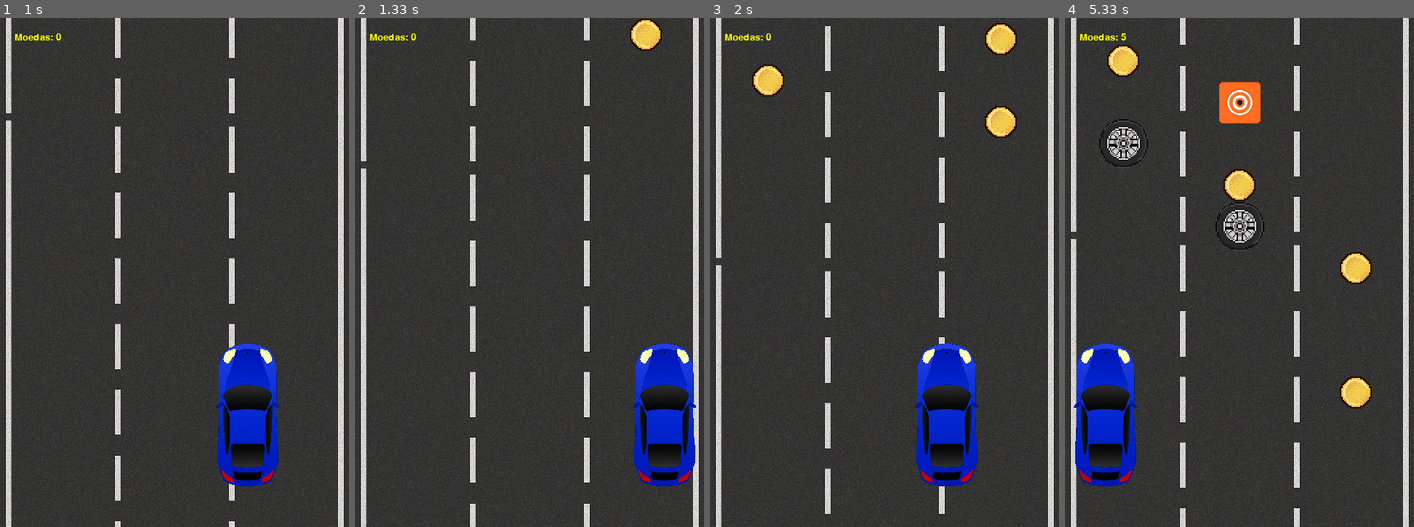
Above: before the commit, frames 1-4 (left to right).
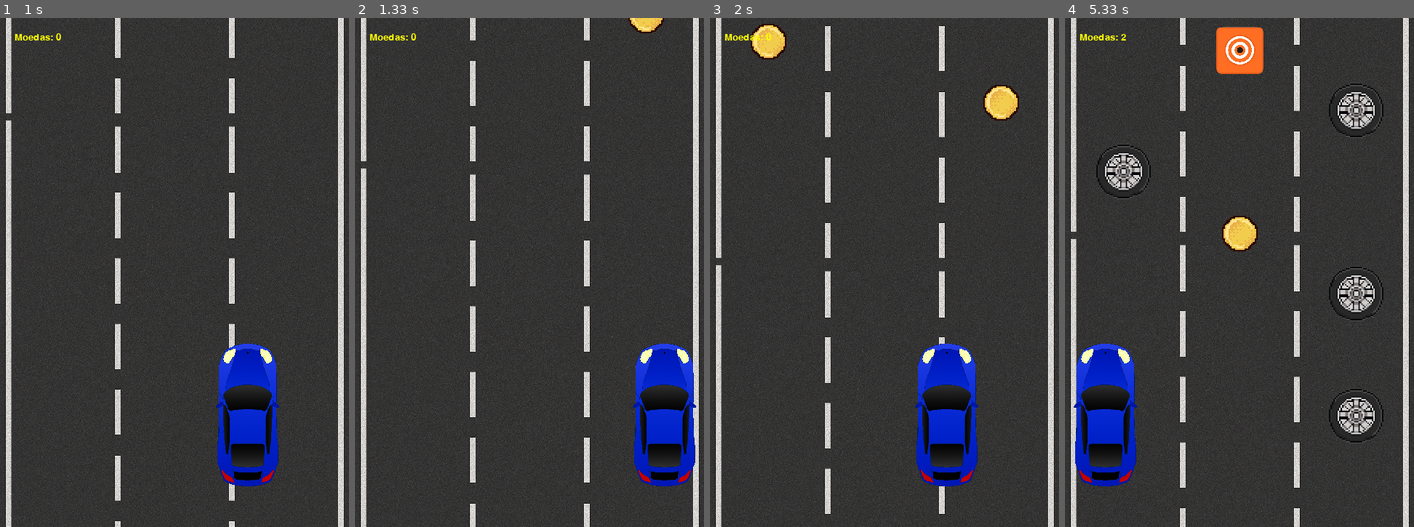
Above: after the commit, the same moments.

Repository: brunokb1/pygame
Game: pygame game, started from main.py
Two runs of this game, one before a commit and one after it. Both use one fixed random seed, a clock stepped at 60 frames per second and the inputs below.
Inputs:
- Up to frame 1 (1 s): tap Enter at 0.33 s; hold Right from 0.67 s (still down)
- Up to frame 2 (1.33 s): release Right at 1.13 s; hold Right from 1.17 s (still down)
- Up to frame 3 (2 s): release Right at 1.63 s; hold Left from 1.67 s (still down)
- Up to frame 4 (5.33 s): release Left at 2.2 s; hold Left 2.23-2.63 s; hold Right 2.67-3.3 s; hold Left 3.33-3.8 s; hold Right 3.83-4.3 s; hold Left 4.33-4.8 s; hold Left from 4.83 s (still down)

Frame 1 is identical in both runs. In frame 2, 0.5% of the frame differs, in the area x 78-89%, y 0-7%; in frame 3, 2.4%; in frame 4, 8.2%, in the area x 8-92%, y 1-84%.

Commit message:
correções gerais

Diff:
--- a/config.py
+++ b/config.py
@@ -19,8 +19,8 @@
 PLAYER_WIDTH = max(48, LANE_WIDTH - 50)
 PLAYER_HEIGHT = int(PLAYER_WIDTH * 1.9)
 
-COIN_SIZE = int(LANE_WIDTH * 0.8)
-OBSTACLE_WIDTH = int(LANE_WIDTH * 0.8)
+COIN_SIZE = int(LANE_WIDTH * 0.9)
+OBSTACLE_WIDTH = int(LANE_WIDTH * 0.9)
 OBSTACLE_HEIGHT = OBSTACLE_WIDTH
 BOOST_SIZE = int(LANE_WIDTH * 0.45)
 
--- a/game.py
+++ b/game.py
@@ -52,7 +52,7 @@
         self.moedas = []
         # controle de spawn
         self.spawn_timer = 0
-        self.spawn_interval = 300
+        self.spawn_interval =450
         # controle de boost
         self.boost_ativo = False
         self.boost_timer = 0
@@ -64,7 +64,6 @@
         self.scroll_speed = 200
         # distância percorrida
         self.distance_travelled = 0
-
         # posiciona a linha de chegada no mapa
         finish_img = self.assets.get(LINHA_DE_CHEGADA_IMG)
         if finish_img:
@@ -72,13 +71,13 @@
             self.finish = {'img': finish_img, 'rect': finish_rect}
         else:
             self.finish = None
-
         # estado do jogo
         self.game_over = False
         self.won = False
-
         # se a linha de chegada já aparece na tela
         self.finish_visible = False
+        # limpa os objetos quando a linha aparecer
+        self.finish_cleared = False
 
 
     def handle_event(self, event):
@@ -94,7 +93,7 @@
     #função corrigida pela ia para aumentar a probabilidade de moedas e diminuir a de boosts
     def _spawn_objetos(self):
         choices = ["moeda", "obstaculo", "cone", "boost", None]
-        weights = [0.6, 0.1, 0.12, 0.03, 0.15]
+        weights = [0.4, 0.2, 0.2, 0.06, 0.14]
         tipo = random.choices(choices, weights=weights, k=1)[0]
 
         lane = random.randrange(0, LANES)
@@ -153,71 +152,77 @@
         # se o jogo acabou não atualiza mais
         if self.game_over:
             return
-        # se a linha de chegada já apareceu para de spawnar obstáculos e moedas
-        if self.finish_visible:
-            self.obstaculos.clear()
-            self.moedas.clear()
-            self.boosts.clear()
-            return
         keys = pygame.key.get_pressed()
         self.player.update(dt, keys)
         # movimenta o fundo (scroll)
         self.bg_y += self.scroll_speed * dt
         if self.bg_y >= HEIGHT:
             self.bg_y = 0
-        # controla tempo para spawnar novos objetos
-        self.spawn_timer += dt * 1000
-        if self.spawn_timer > self.spawn_interval:
-            self._spawn_objetos()
-            self.spawn_timer = 0
+        # se a linha já apareceu não spawna novos objetos
+        if not self.finish_visible:
+            self.spawn_timer += dt * 1000
+            if self.spawn_timer > self.spawn_interval:
+                self._spawn_objetos()
+                self.spawn_timer = 0
         # movimenta obstáculos
         for obj in self.obstaculos[:]:
             obj["rect"].y += int(self.scroll_speed * dt)
             if obj["rect"].top > HEIGHT:
                 self.obstaculos.remove(obj)
-            # checa colisão com jogador
-            player_hitbox = self.player.rect.inflate(-PLAYER_WIDTH * 0.3, -PLAYER_HEIGHT * 0.3)
-            obj_hitbox = obj["rect"].inflate(-obj["rect"].width * 0.3, -obj["rect"].height * 0.3)
-            if obj_hitbox.colliderect(player_hitbox):
-                self._end_game(won=False)
-
+            else:
+                # checa colisão com jogador (hitboxes reduzidas)
+                player_hitbox = self.player.rect.inflate(-PLAYER_WIDTH * 0.45, -PLAYER_HEIGHT * 0.2)
+                obj_hitbox = obj["rect"].inflate(-obj["rect"].width * 0.35, -obj["rect"].height * 0.15)
+                if obj_hitbox.colliderect(player_hitbox):
+                    self._end_game(won=False)
         # movimenta moedas
-        # corrigido por ia
         for m in self.moedas[:]:
             m["rect"].y += int(self.scroll_speed * dt)
             if m["rect"].top > HEIGHT:
                 self.moedas.remove(m)
-            elif m["rect"].colliderect(self.player.rect):
-                # usa coin_multiplier (boost dobra a moeda)
-                ganho = self.coin_multiplier
-                self.coin_count += ganho
-                som = self.assets.get('moeda_sound')
-                if som:
-                    som.play()
-                self.moedas.remove(m)
-
+            else:
+                # hitbox menor para evitar pegar moeda sem encostar (corrigida por ia)
+                player_hitbox = self.player.rect.inflate(-PLAYER_WIDTH * 0.35, -PLAYER_HEIGHT * 0.2)
+                coin_hitbox = m["rect"].inflate(-m["rect"].width * 0.4, -m["rect"].height * 0.4)
+                if coin_hitbox.colliderect(player_hitbox):
+                    ganho = self.coin_multiplier
+                    self.coin_count += ganho
+                    som = self.assets.get('moeda_sound')
+                    if som:
+                        som.play()
+                    self.moedas.remove(m)
         # movimenta boosts
         for b in self.boosts[:]:
             b["rect"].y += int(self.scroll_speed * dt)
             if b["rect"].top > HEIGHT:
                 self.boosts.remove(b)
-            elif b["rect"].colliderect(self.player.rect):
-                self._ativar_boost()
-                self.boosts.remove(b)
-
+            else:
+                player_hitbox = self.player.rect.inflate(-PLAYER_WIDTH * 0.35, -PLAYER_HEIGHT * 0.2)
+                boost_hitbox = b["rect"].inflate(-b["rect"].width * 0.4, -b["rect"].height * 0.4)
+                if boost_hitbox.colliderect(player_hitbox):
+                    self._ativar_boost()
+                    self.boosts.remove(b)
         # desativa boost quando tempo acaba
         if self.boost_ativo and pygame.time.get_ticks() - self.boost_timer > self.boost_duracao:
             self.boost_ativo = False
             self.coin_multiplier = 1
-
-        # move a finish line junto com o scroll e checa vitória
+        # move a linha junto com o scroll e checa vitória
         if self.finish:
+            # move a linha
             self.finish['rect'].y += int(self.scroll_speed * dt)
-            # quando a linha começar a aparecer ativa o modo fim de corrida
-            if self.finish['rect'].bottom > 0:
+            # checa se a linha aparece na tela
+            if self.finish['rect'].bottom > HEIGHT * 0.25:
                 self.finish_visible = True
-            if self.finish['rect'].centery > self.player.rect.top:
+                # limpa objetos da tela
+                if not getattr(self, 'finish_cleared', False):
+                    self.obstaculos.clear()
+                    self.moedas.clear()
+                    self.boosts.clear()
+                    self.finish_cleared = True
+            # checa vitória
+            if self.finish['rect'].top >= self.player.rect.top:
                 self._end_game(won=True)
+
 
     def draw(self):
         screen = self.manager.screen
